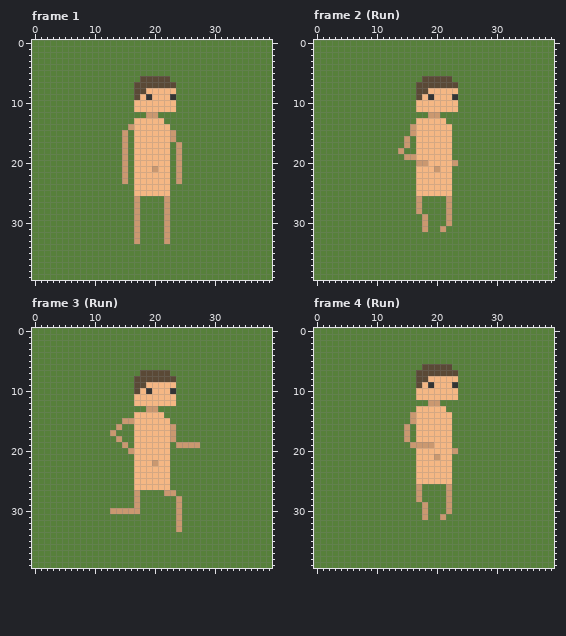
File history of a pixel-art file, Characters/ASE's/MainCharacter.ase. Above, as it was before the edit.
40x40 pixels, 32 frames. Shown: frame 1, frame 2 (Run), frame 3 (Run), frame 4 (Run). The commit also changed other frames, which this record leaves out.
Once edited:
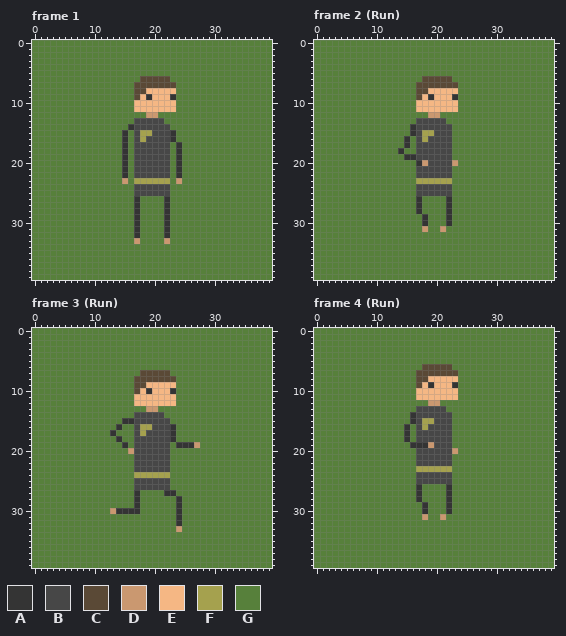
Palette (. is transparent): A #343434  B #474747  C #5a4936  D #ca9870  E #f5b784  F #a5a14e  G #57803b
What changed:
layer "Clothes" now shown
Frame 1, layer "Clothes":
Colour D gives way to colour A in row 14 at x 16; in rows 15 to 16 at x 15 and 23; in rows 17 to 22 at x 15 and 24; in rows 26 to 32 at x 17 and 22.
Colour D gives way to colour B in row 21 at x 20.
Colour E gives way to colour B in row 13 at x 17 to 21; in row 14 at x 17 to 22; in row 15 at x 17 and 20 to 22; in row 16 at x 17 and 19 to 22; in rows 17 to 20 at x 17 to 22; in row 21 at x 17 to 19 and 21 to 22.
Colour E gives way to colour B in row 22 at x 17 to 22; in rows 24 to 25 at x 17 to 22.
Colour E gives way to colour F in row 15 at x 18 to 19; in row 16 at x 18; in row 23 at x 17 to 22.
Frame 2 (Run), layer "Clothes":
Colour D gives way to colour A in rows 14 to 15 at x 16; in rows 16 to 17 at x 15; in row 18 at x 14; in row 19 at x 15 to 16; in row 20 at x 17; in rows 26 to 28 at x 17 and 22.
Colour D gives way to colour A in rows 29 to 30 at x 18 and 22.
Colour D gives way to colour B in row 21 at x 20.
Colour E gives way to colour B in row 13 at x 17 to 21; in row 14 at x 17 to 22; in row 15 at x 17 and 20 to 22; in row 16 at x 17 and 19 to 22; in rows 17 to 19 at x 17 to 22; in row 20 at x 19 to 22.
Colour E gives way to colour B in row 21 at x 17 to 19 and 21 to 22; in row 22 at x 17 to 22; in rows 24 to 25 at x 17 to 22.
Colour E gives way to colour F in row 15 at x 18 to 19; in row 16 at x 18; in row 23 at x 17 to 22.
Frame 3 (Run), layer "Clothes":
Colour D gives way to colour A in row 15 at x 15 to 16; in row 16 at x 14 and 23; in row 17 at x 13 and 23; in row 18 at x 14 and 23; in row 19 at x 15 and 24 to 26; in row 27 at x 17 and 22 to 23.
Colour D gives way to colour A in rows 28 to 29 at x 17 and 24; in row 30 at x 14 to 17 and 24; in rows 31 to 32 at x 24.
Colour D gives way to colour B in row 22 at x 20.
Colour E gives way to colour B in row 14 at x 17 to 21; in row 15 at x 17 to 22; in row 16 at x 17 and 20 to 22; in row 17 at x 17 and 19 to 22; in rows 18 to 21 at x 17 to 22; in row 22 at x 17 to 19 and 21 to 22.
Colour E gives way to colour B in row 23 at x 17 to 22; in rows 25 to 26 at x 17 to 22.
Colour E gives way to colour F in row 16 at x 18 to 19; in row 17 at x 18; in row 24 at x 17 to 22.
Frame 4 (Run), layer "Clothes":
Colour D gives way to colour A in rows 14 to 15 at x 16; in rows 16 to 18 at x 15; in row 19 at x 16 to 18; in rows 26 to 28 at x 17 and 22; in rows 29 to 30 at x 18 and 22.
Colour D gives way to colour B in row 21 at x 20.
Colour E gives way to colour B in row 13 at x 17 to 21; in row 14 at x 17 to 22; in row 15 at x 17 and 20 to 22; in row 16 at x 17 and 19 to 22; in rows 17 to 18 at x 17 to 22; in row 19 at x 20 to 22.
Colour E gives way to colour B in row 20 at x 17 to 22; in row 21 at x 17 to 19 and 21 to 22; in row 22 at x 17 to 22; in rows 24 to 25 at x 17 to 22.
Colour E gives way to colour F in row 15 at x 18 to 19; in row 16 at x 18; in row 23 at x 17 to 22.
Where, in picture pixels (left, top, right, bottom), the same in both pictures:
changed: (122, 118, 182, 238)
changed: (398, 118, 452, 226)
changed: (110, 412, 194, 526)
changed: (404, 406, 452, 514)
